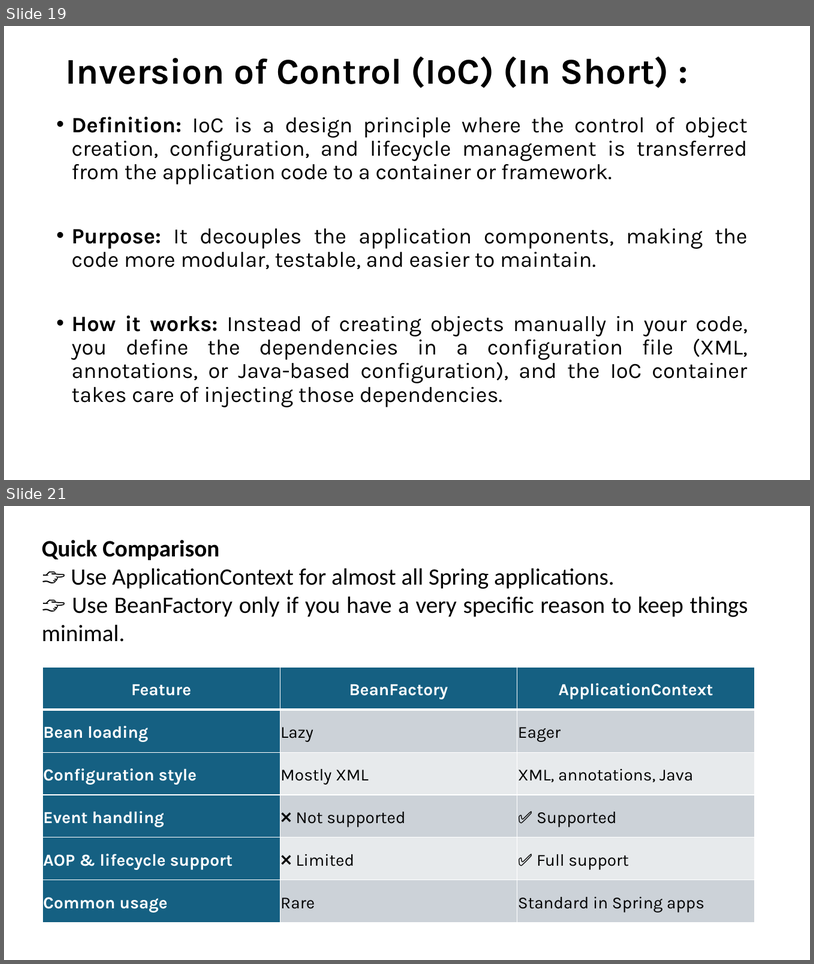
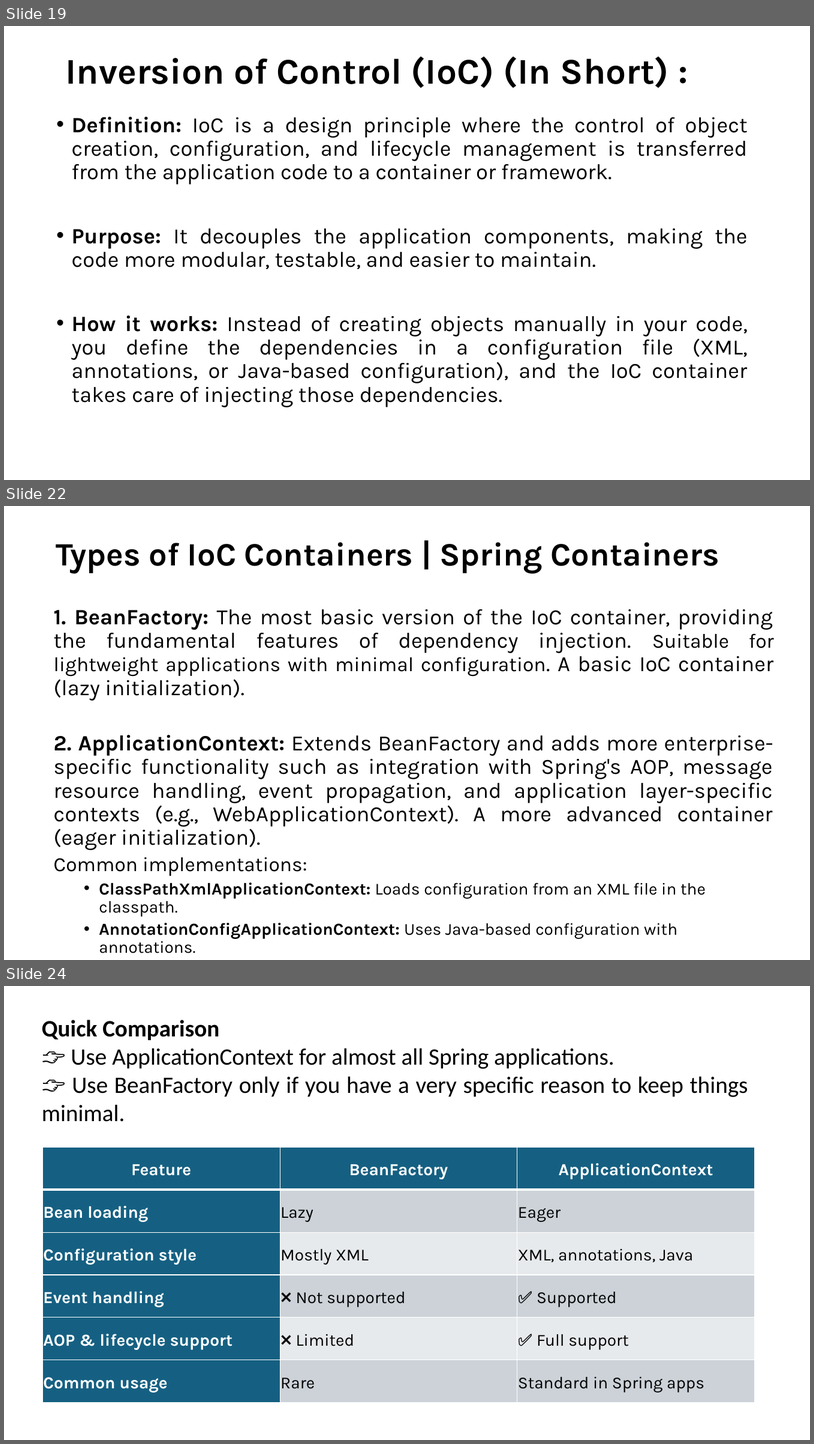
Before and after one commit to ProgrammingStairs/Hibernate-330pm, a slide deck: Spring Introduction.pptx. Shown one above the other, each under a label of ours: slides 19 and 21 before the commit, slides 19, 22 and 24 after it; the slides between them are not shown. The pictures are 814x964 and 814x1444 pixels, drawn with LibreOffice and Linux fonts; fonts in the diff are those of the drawing. Boxes give left, top, right and bottom in pixels: in the first picture for what was removed or moved away, otherwise in the second. Text is boxed around its words. In the diff, an @@ line names an element or a change of style, - is before the commit and + after.

```diff
--- a/Spring Introduction.pptx
+++ b/Spring Introduction.pptx
@@ slide 22 added at bbox=[4, 506, 810, 960], background #FFFFFF @@
@@ title added at bbox=[56, 542, 720, 574], 38.7 pt, text #000000, bold @@
+Types of IoC Containers | Spring Containers
@@ text added at bbox=[54, 609, 774, 953], 26 pt, text #000000 @@
+  1. BeanFactory: The most basic version of the IoC container, providing the fundamental features of dependency injection. Suitable for lightweight applications with minimal configuration. A basic IoC container (lazy initialization).
+  2. ApplicationContext: Extends BeanFactory and adds more enterprise-specific functionality such as integration with Spring's AOP, message resource handling, event propagation, and application layer-specific contexts (e.g., WebApplicationContext). A more advanced container (eager initialization).
+  Common implementations:
+    • ClassPathXmlApplicationContext: Loads configuration from an XML file in the classpath.
+    • AnnotationConfigApplicationContext: Uses Java-based configuration with annotations.
+    • FileSystemXmlApplicationContext: Loads configuration from an XML file in the file system.
@@ what was slide 21 is now slide 24 @@
```
Also in this commit, not shown: 3 slides changed, 9 other slides added.
